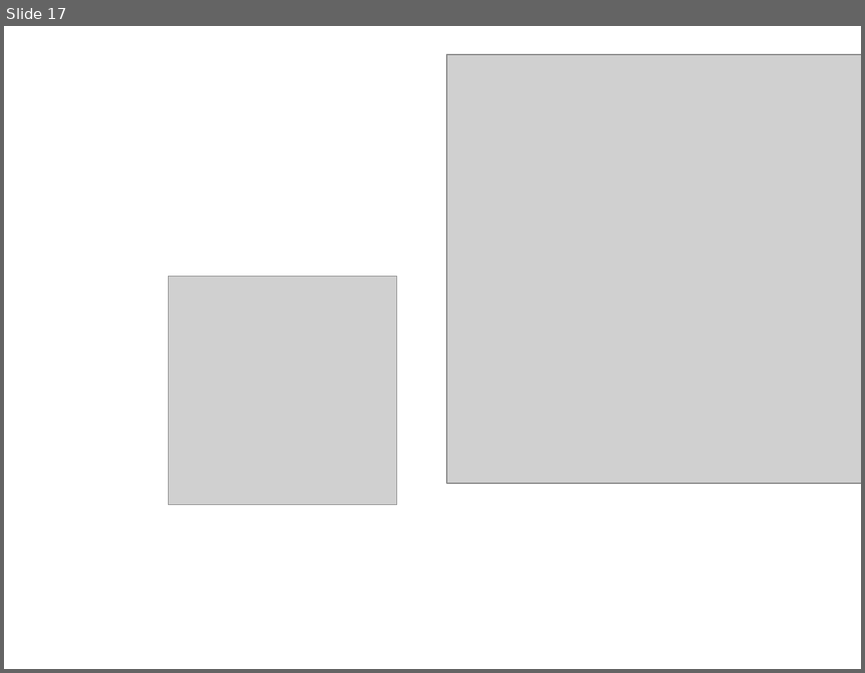
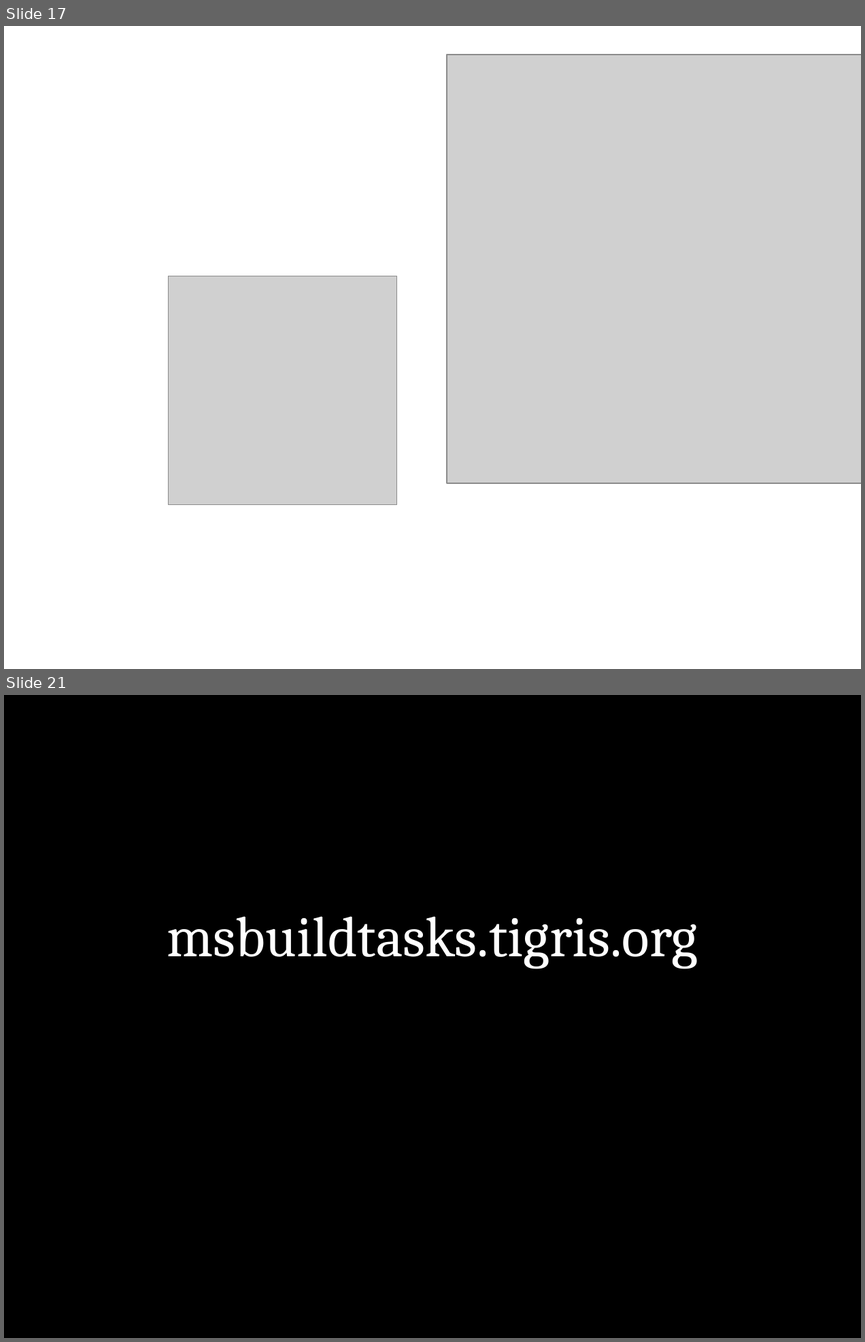
Before and after one commit to juanplopes/ci-alem-do-build, a slide deck: Presentation.pptx. Shown one above the other, each under a label of ours: slide 17 before the commit, slides 17 and 21 after it; the slides between them are not shown. The pictures are 865x673 and 865x1342 pixels, drawn with LibreOffice and Linux fonts; fonts in the diff are those of the drawing; grey boxes stand for pictures; background and template pictures are left out. Boxes give left, top, right and bottom in pixels: in the first picture for what was removed or moved away, otherwise in the second. Text is boxed around its words. In the diff, an @@ line names an element or a change of style, - is before the commit and + after.

```diff
--- a/Presentation.pptx
+++ b/Presentation.pptx
@@ slide 21 added at [4, 695, 861, 1338], background #000000 @@
@@ text added at [167, 916, 698, 968], 48 pt, text #FFFFFF @@
+msbuildtasks.tigris.org
```
Also in this commit, not shown: 3 other slides added.
